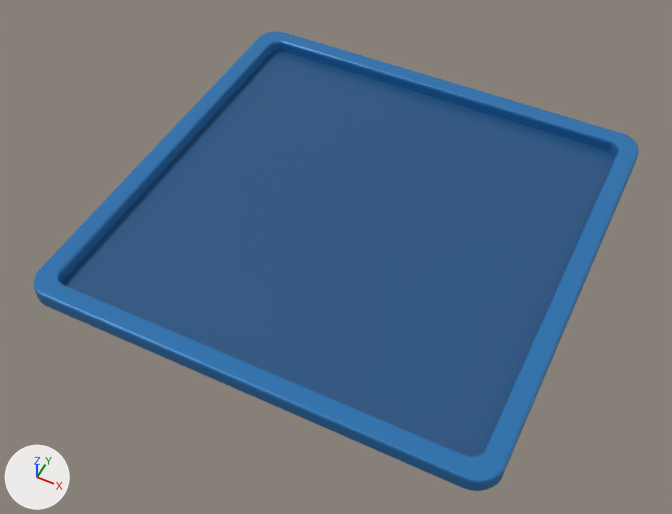
A saved change to the FBX model Assets/_Projects/Art/PR3D/Board/Models/PR3D_Board_7x7.fbx.
Rendered twice from a 50 mm lens placed at (4.64, -10.04, 11.3), pointed at (-0.04, -0.67, -0.4). Lighting does not change. The marker at lower left points along +X, +Y and +Z. The older version comes first. Where no turn or scale is listed for an object, it has been applied to the vertices.

The older version as bpy lines, for what is in view:
```python
mat_pr3d003_mat_frameblue = principled_material('PR3D003_MAT_FrameBlue')
mat_pr3d003_mat_frameblue.base_color = (0.025, 0.19, 0.48)  # blue #2c79b8
mat_pr3d003_mat_frameblue.metallic = 0.22
mat_pr3d003_mat_frameblue.roughness = 0.25
mat_pr3d003_mat_trayblue = principled_material('PR3D003_MAT_TrayBlue')
mat_pr3d003_mat_trayblue.base_color = (0.018, 0.095, 0.24)  # blue #245786
mat_pr3d003_mat_trayblue.metallic = 0.1
mat_pr3d003_mat_trayblue.roughness = 0.34
me_cube = bpy.data.meshes.new('Cube')
me_cube.from_pydata(...)  # 96 vertices, 98 faces; spans x -3.6..3.6, y -3.6..3.6, z -0.07..0.07
me_cube.materials.append(mat_pr3d003_mat_trayblue)  # blue #245786
me_pr3d003_visual_frame_mesh = bpy.data.meshes.new('PR3D003_Visual_Frame_Mesh')
me_pr3d003_visual_frame_mesh.from_pydata(...)  # 384 vertices, 384 faces; spans x -3.89..3.89, y -3.89..3.89, z -0.1..0.2
me_pr3d003_visual_frame_mesh.materials.append(mat_pr3d003_mat_frameblue)  # blue #2c79b8
ob_pr3d003_visual_frame = bpy.data.objects.new('PR3D003_Visual_Frame', me_pr3d003_visual_frame_mesh)
ob_pr3d003_visual_frame.location = (0.0, 0.0, 0.0)
ob_pr3d003_visual_traybase = bpy.data.objects.new('PR3D003_Visual_TrayBase', me_cube)
ob_pr3d003_visual_traybase.location = (0.0, 0.0, -0.09)
```
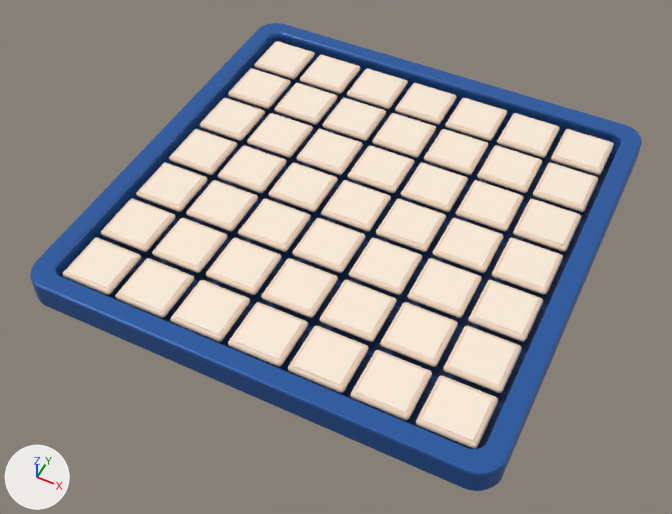
Boxes [x1, y1, x2, y2] around the edits, measured in the pictures (672 x 514 px):
'PR3D003_Visual_TrayBase', recoloured: [66, 60, 615, 449] in both
'PR3D003_Visual_CeramicHighlights', added (pale yellow): after [67, 42, 610, 441]
'PR3D003_Visual_Frame', recoloured, reshaped: before [34, 31, 639, 491]; after [30, 23, 642, 491]
'PR3D003_Visual_CeramicTiles', added: after [63, 41, 614, 449]

Diff of the bpy script that builds the scene:
```diff
--- a/Assets/_Projects/Art/PR3D/Board/Models/PR3D_Board_7x7.fbx.py
+++ b/Assets/_Projects/Art/PR3D/Board/Models/PR3D_Board_7x7.fbx.py
@@ mat_pr3d003_mat_frameblue @@
 mat_pr3d003_mat_frameblue = principled_material('PR3D003_MAT_FrameBlue')
-mat_pr3d003_mat_frameblue.base_color = (0.025, 0.19, 0.48)  # blue #2c79b8
+mat_pr3d003_mat_frameblue.base_color = (0.025, 0.12, 0.42)  # blue #2c61ad
 mat_pr3d003_mat_frameblue.metallic = 0.22
@@ mat_pr3d003_mat_trayblue @@
 mat_pr3d003_mat_trayblue = principled_material('PR3D003_MAT_TrayBlue')
-mat_pr3d003_mat_trayblue.base_color = (0.018, 0.095, 0.24)  # blue #245786
+mat_pr3d003_mat_trayblue.base_color = (0.012, 0.045, 0.16)  # dark blue #1d3c6f
 mat_pr3d003_mat_trayblue.metallic = 0.1
@@ mat_pr3d003_mat_ceramichighlight @@
+mat_pr3d003_mat_ceramichighlight = principled_material('PR3D003_MAT_CeramicHighlight')
+mat_pr3d003_mat_ceramichighlight.base_color = (1.0, 0.86, 0.72)  # pale yellow #ffefdd
+mat_pr3d003_mat_ceramichighlight.roughness = 0.34
@@ mat_pr3d003_mat_ceramiccream @@
+mat_pr3d003_mat_ceramiccream = principled_material('PR3D003_MAT_CeramicCream')
+mat_pr3d003_mat_ceramiccream.base_color = (0.88, 0.68, 0.52)  # beige #f1d7bf
+mat_pr3d003_mat_ceramiccream.roughness = 0.46
@@ me_pr3d003_visual_frame_mesh @@
 # used by ob_pr3d003_visual_frame; location = (0.0, 0.0, 0.0)
-me_pr3d003_visual_frame_mesh.from_pydata(...)  # 384 vertices, 384 faces; spans x -3.89..3.89, y -3.89..3.89, z -0.1..0.2
+me_pr3d003_visual_frame_mesh.from_pydata(...)  # 384 vertices, 384 faces; spans x -3.89..3.89, y -3.89..3.89, z -0.1..0.4
+# me_pr3d003_visual_frame_mesh part 1: all 192 vertices in x -3.89..3.89, y -3.89..3.89, z 0.15..0.2 are moved by (0.0, 0.0, 0.2)
 me_pr3d003_visual_frame_mesh.materials.append(mat_pr3d003_mat_frameblue)
@@ me_pr3d003_visual_ceramichighlights_mesh @@
+me_pr3d003_visual_ceramichighlights_mesh.from_pydata(...)  # 4704 vertices, 4802 faces; spans x -0.38..6.38, y -0.38..6.38, z -0.01..0.01
+me_pr3d003_visual_ceramichighlights_mesh.materials.append(mat_pr3d003_mat_ceramichighlight)  # pale yellow #ffefdd
@@ me_pr3d003_visual_ceramictiles_mesh @@
+me_pr3d003_visual_ceramictiles_mesh.from_pydata(...)  # 4704 vertices, 4802 faces; spans x -0.45..6.45, y -0.45..6.45, z -0.05..0.05
+me_pr3d003_visual_ceramictiles_mesh.materials.append(mat_pr3d003_mat_ceramiccream)  # beige #f1d7bf
@@ ob_pr3d003_visual_ceramichighlights @@
+ob_pr3d003_visual_ceramichighlights = bpy.data.objects.new('PR3D003_Visual_CeramicHighlights', me_pr3d003_visual_ceramichighlights_mesh)
+ob_pr3d003_visual_ceramichighlights.location = (-3.0, -3.0, 0.3)
@@ ob_pr3d003_visual_ceramictiles @@
+ob_pr3d003_visual_ceramictiles = bpy.data.objects.new('PR3D003_Visual_CeramicTiles', me_pr3d003_visual_ceramictiles_mesh)
+ob_pr3d003_visual_ceramictiles.location = (-3.0, -3.0, 0.25)
```
